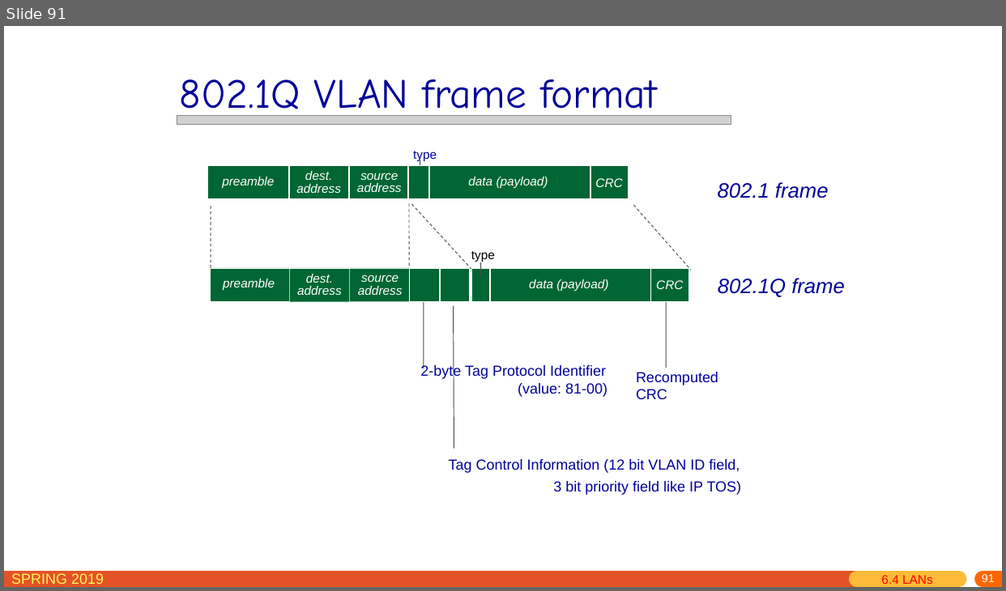
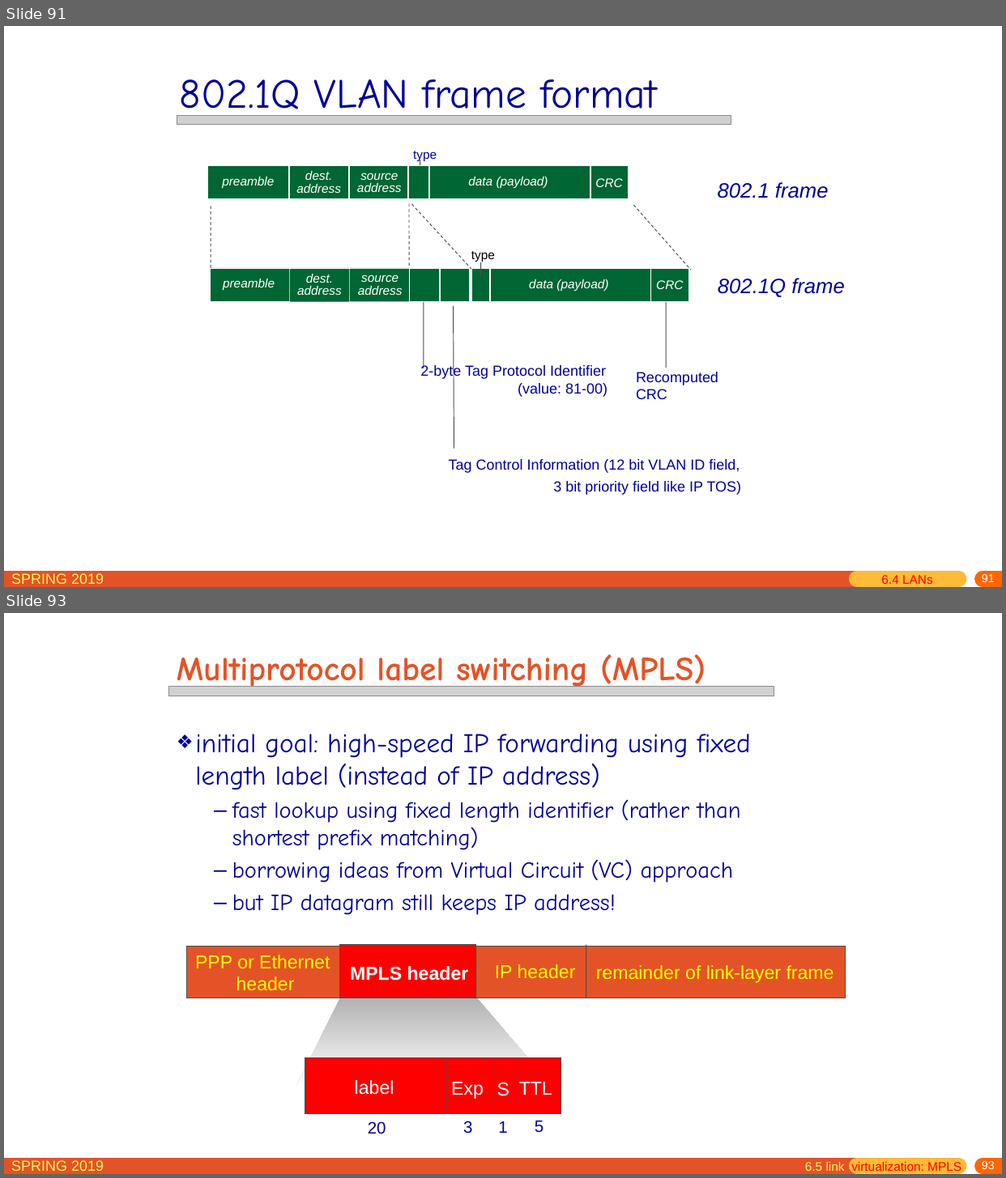
Before and after one commit to jichenghu/PPT_networkDistributed, a slide deck: chapter6.pptx. Shown one above the other, each under a label of ours: slide 91 before the commit, slides 91 and 93 after it; the slides between them are not shown. The pictures are 1006x591 and 1006x1178 pixels, drawn with LibreOffice and Linux fonts; fonts in the diff are those of the drawing; grey boxes stand for pictures. Boxes give left, top, right and bottom in pixels: in the first picture for what was removed or moved away, otherwise in the second. Text is boxed around its words. In the diff, an @@ line names an element or a change of style, - is before the commit and + after.

```diff
--- a/chapter6.pptx
+++ b/chapter6.pptx
@@ slide 93 added at (4,613,1002,1174), background #FFFFFF; not listed: 5 template elements that a slide beside it also shows @@
@@ title added at (177,654,705,692), 32.4 pt, text #E45327, bold @@
+Multiprotocol label switching (MPLS)
@@ picture added at (168,687,774,696) @@
@@ text added at (195,734,751,915), 22.2 pt, text #000099 @@
+❖ initial goal: high-speed IP forwarding using fixed length label (instead of IP address)
+  – fast lookup using fixed length identifier (rather than shortest prefix matching)
+  – borrowing ideas from Virtual Circuit (VC) approach
+  – but IP datagram still keeps IP address!
@@ rectangle added at (187,946,846,999), fill #E45327, outline #4C4C4C 0.75 pt @@
@@ rectangle added at (339,944,475,997), fill #FF0000, outline #4C4C4C 0.75 pt @@
@@ line added from (341, 945) to (341, 999), #4C4C4C 0.75 pt @@
@@ line added from (476, 944) to (476, 998), #4C4C4C 0.75 pt @@
@@ line added from (586, 944) to (586, 999), #4C4C4C 0.75 pt @@
@@ text added at (195,955,330,990), 18 pt, text #FFFF00 @@
+PPP or Ethernet
+header
@@ text added at (350,966,469,981), 18 pt, text #FFFFFF, bold @@
+MPLS header
@@ text added at (495,965,576,978), 18 pt, text #FFFF00 @@
+IP header
@@ text added at (596,965,834,983), 18 pt, text #FFFF00 @@
+remainder of link-layer frame
@@ freeform shape added at (296,998,552,1087), fill gradient #B2B2B2 to #FFFFFF @@
@@ rectangle added at (305,1059,560,1114), fill #FF0000, outline #4C4C4C 0.75 pt @@
@@ line added from (447, 1059) to (447, 1112), #4C4C4C 0.75 pt @@
@@ line added from (493, 1061) to (493, 1114), #4C4C4C 0.75 pt @@
@@ rectangle added at (512,1073,560,1103), fill #FF0000, 18 pt, text #FFFFFF @@
+TTL
@@ line added from (516, 1061) to (516, 1114), #4C4C4C 0.75 pt @@
@@ text added at (355,1080,394,1095), 18 pt, text #FFFFFF @@
+label
@@ text added at (451,1082,484,1099), 18 pt, text #FFFFFF @@
+Exp
@@ text added at (497,1083,509,1097), 18 pt, text #FFFFFF @@
+S
@@ text added at (368,1122,386,1135), 16 pt, text #000099 @@
+20
@@ text added at (463,1121,472,1134), 16 pt, text #000099 @@
+3
@@ text added at (498,1122,507,1133), 16 pt, text #000099 @@
+1
@@ text added at (535,1121,543,1133), 16 pt, text #000099 @@
+5
@@ text added at (805,1162,961,1174), 12 pt, text #FF0000 @@
+6.5 link virtualization: MPLS
```
Also in this commit, not shown: 14 slides changed, 16 other slides added.
